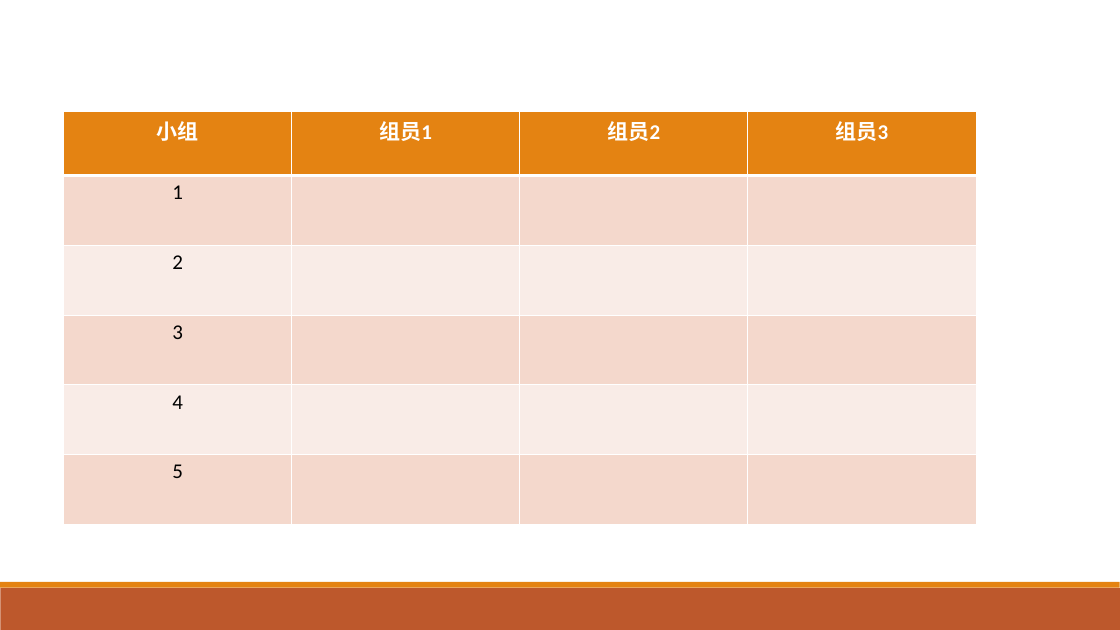
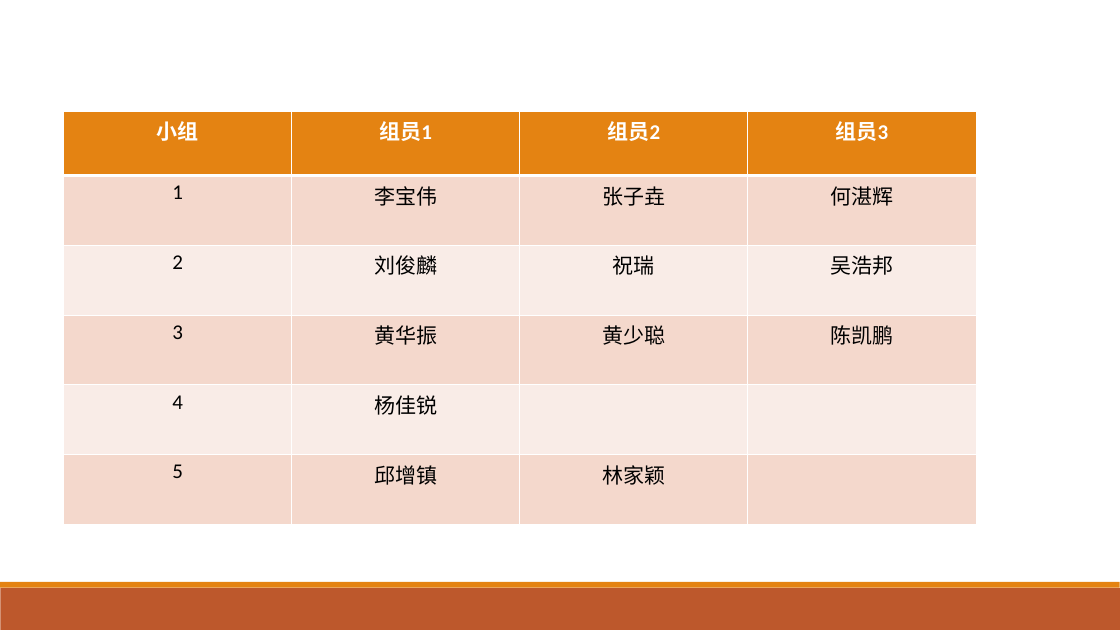
Before and after one commit to stevenwudi/AI_Precourse_2019, a slide deck: slide 11 of AI_Precourse/Week6_Final.pptx (slide 8 before the commit). Drawn at 1120x630 pixels with LibreOffice and Linux fonts; fonts in the diff are those of the drawing; background and template pictures are left out. Boxes give left, top, right and bottom in pixels: in the first picture for what was removed or moved away, otherwise in the second. Text is boxed around its words. In the diff, an @@ line names an element or a change of style, - is before the commit and + after.

```diff
--- a/AI_Precourse/Week6_Final.pptx
+++ b/AI_Precourse/Week6_Final.pptx
@@ table at (64,111,978,518) @@
-row 2: 1 |  |  | 
+row 2: 1 | 李宝伟 | 张子垚 | 何湛辉
-row 3: 2 |  |  | 
+row 3: 2 | 刘俊麟 | 祝瑞 | 吴浩邦
-row 4: 3 |  |  | 
+row 4: 3 | 黄华振 | 黄少聪 | 陈凯鹏
-row 5, column 2: 
+row 5, column 2: 杨佳锐
-row 6, column 2: 
+row 6, column 2: 邱增镇
-row 6, column 3: 
+row 6, column 3: 林家颖
```
Also in this commit, not shown: 1 other slide changed, 5 slides added, 2 slides removed, 2 other files.
